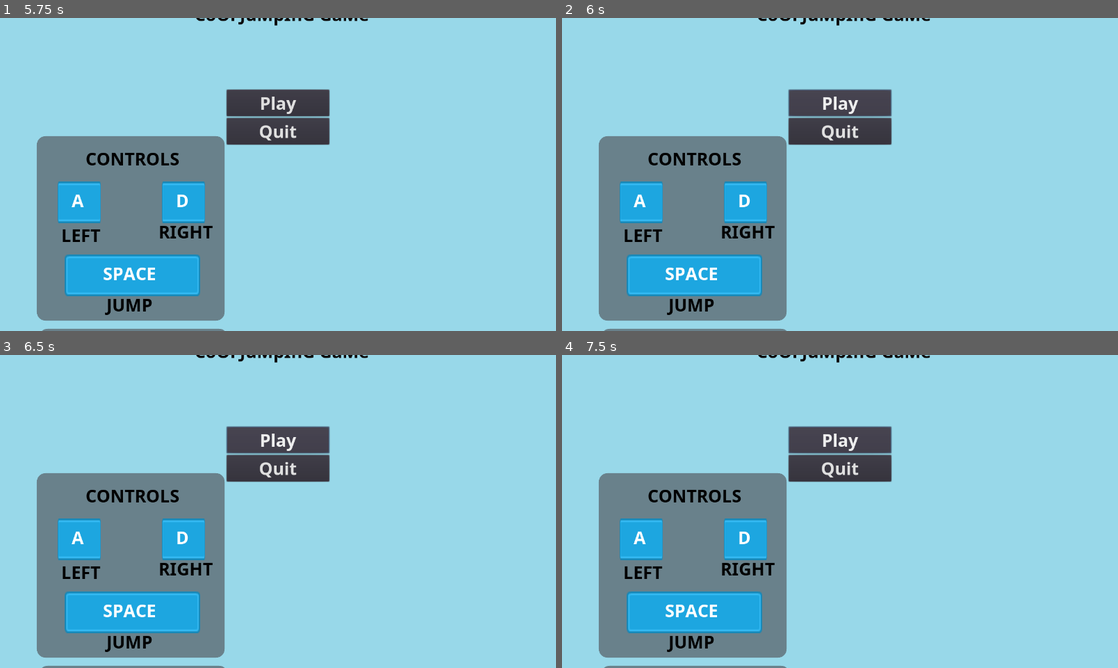
Above: before the commit, frames 1-4 (two rows, left to right).
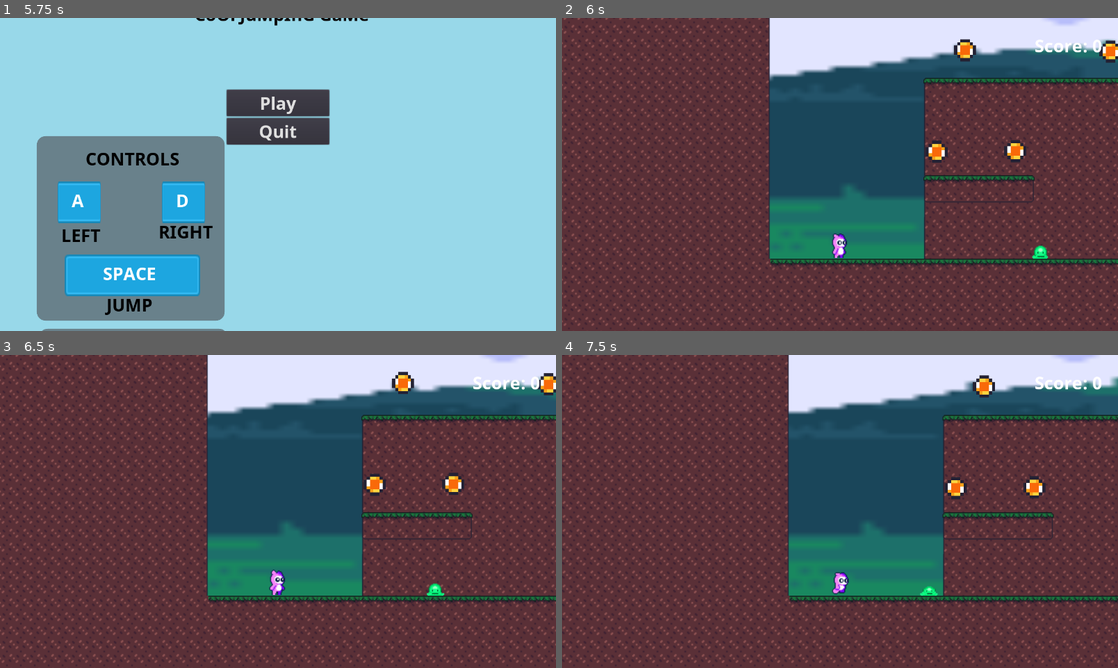
Above: after the commit, the same moments.

Repository: Mertric/2D-Video-game
Game: Godot game, scene res://Screen/MainScreen.tscn
The game is run twice, just before and just after one commit, with the same random seed, the same clock (stepped at 60 frames per second) and the same inputs.
Inputs (mouse positions are in pixels of both pictures, inside the frame that each line leads up to):
- Up to frame 1 (5.75 s): click "Play" at 0.5 s; hold D (right) 1.28-2.78 s; tap Space (jump) at 1.52, 2.27, 3.77, 4.52 s; hold A (left) 2.78-3.53 s; hold D (right) 3.53-5 s; tap P (pause) at 4.9 s; click "Main Screen" at 5 s
- Up to frame 2 (6 s): click (840, 102) at 5.75 s, where only the run after the commit has a clickable "Play"
- Up to frame 3 (6.5 s): no input
- Up to frame 4 (7.5 s): hold A (left) 6.53-7.28 s; tap Space (jump) at 6.77 s; hold D (right) from 7.28 s (still down)

Frame 1 is identical in both runs. In frame 2, 100% of the frame differs, in the area x 0-100%, y 0-100%; in frame 3, 100%; in frame 4, 100%.

Commit message:
chore:updated play again
Fixed Play again button as well as restarting the player score to zero when going to the main menu and playing again.

Diff:
--- a/2D Platformer/UI_Stuff/Play.gd
+++ b/2D Platformer/UI_Stuff/Play.gd
@@ -5,6 +5,8 @@
 
 func _on_Play_button_up():
 	get_tree().change_scene(nextScenePath)
+	get_tree().paused = false
+	PlayerData.score = 0
 
 func _get_configuration_warning() -> String:
 	return "Need file path to next scene for play button to work" if nextScenePath == "" else ""
